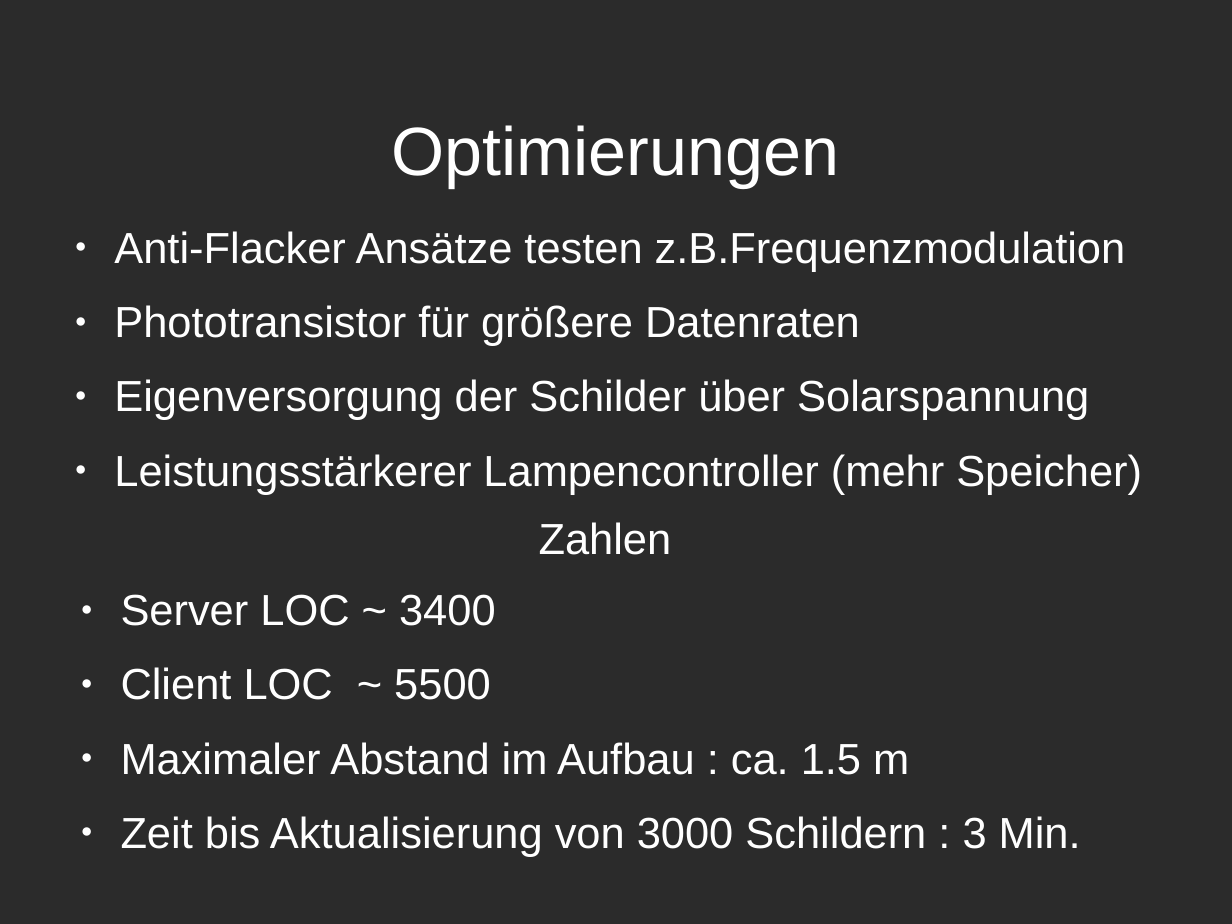
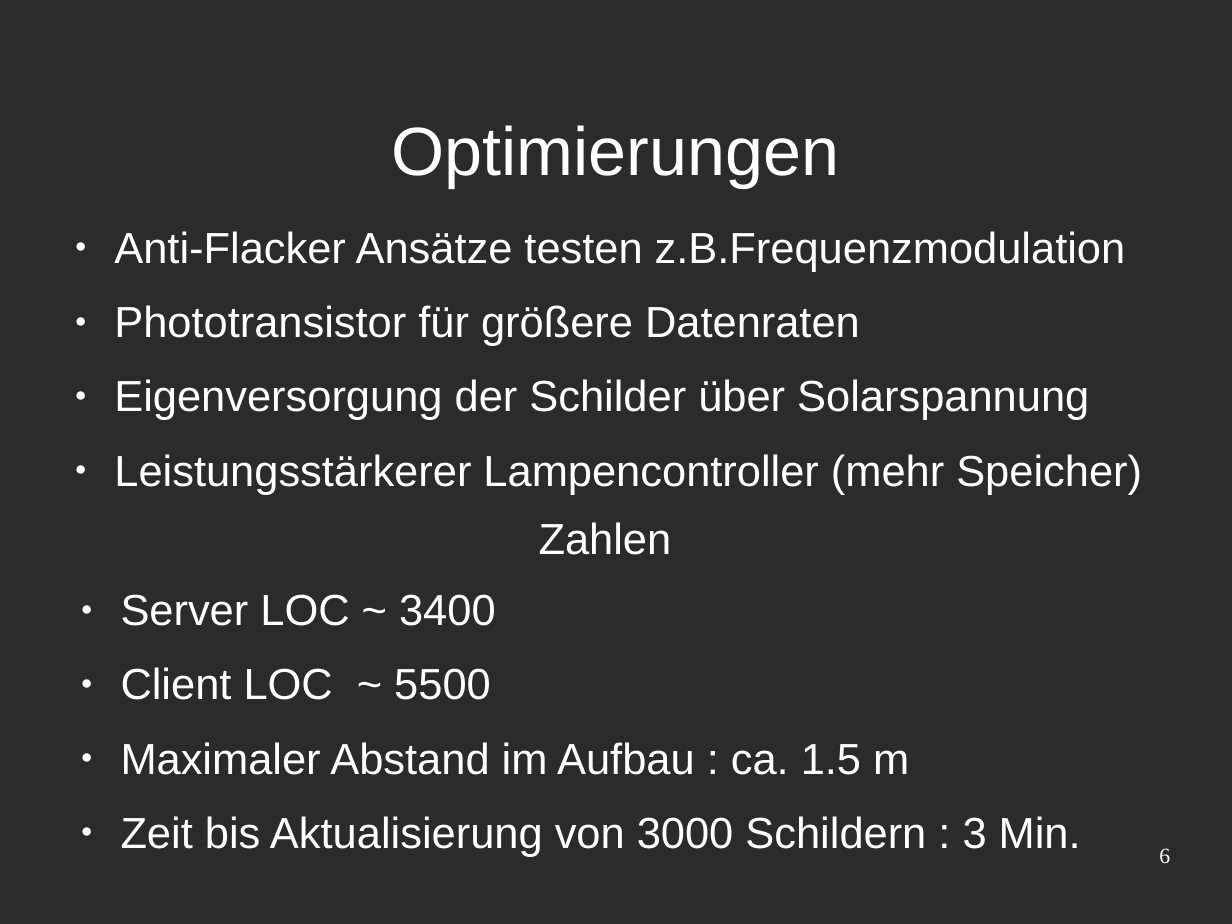
Before and after one commit to Niondir/rika-led, a slide deck: slide 6 of präsentation 3/part 2/p2-pr3.odp. Drawn at 1232x924 pixels with LibreOffice and Linux fonts; fonts in the diff are those of the drawing; background and template pictures are left out; a plain dark background stands for a picture behind light text. Boxes give left, top, right and bottom in pixels: in the first picture for what was removed or moved away, otherwise in the second. Text is boxed around its words. In the diff, an @@ line names an element or a change of style, - is before the commit and + after.

```diff
--- a/präsentation 3/part 2/p2-pr3.odp
+++ b/präsentation 3/part 2/p2-pr3.odp
@@ page number added at (1159,848,1170,863), 14 pt, text #FFFFFF @@
+6
```
Also in this commit, not shown: 5 other slides changed, 1 other file.
